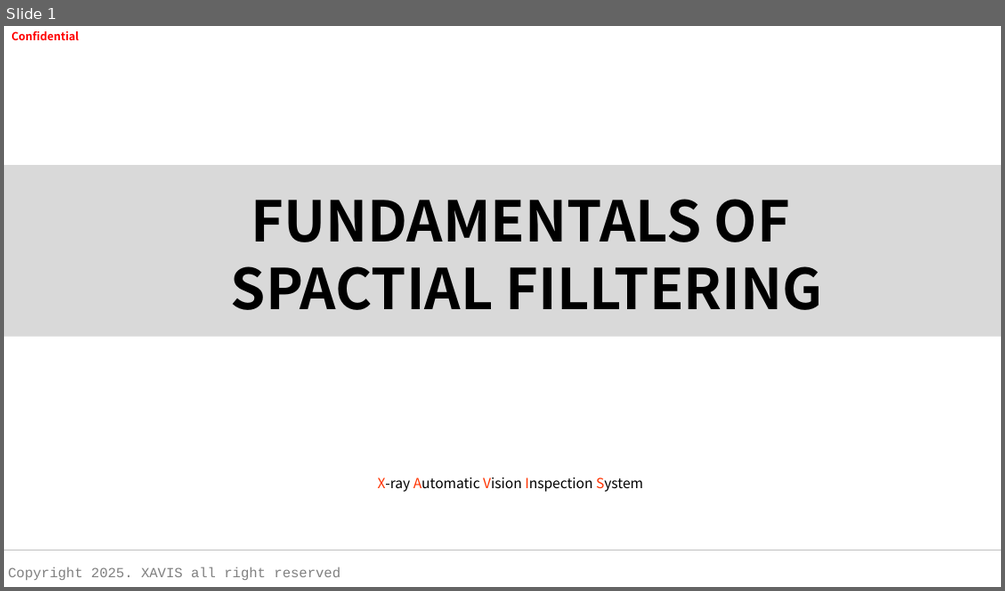
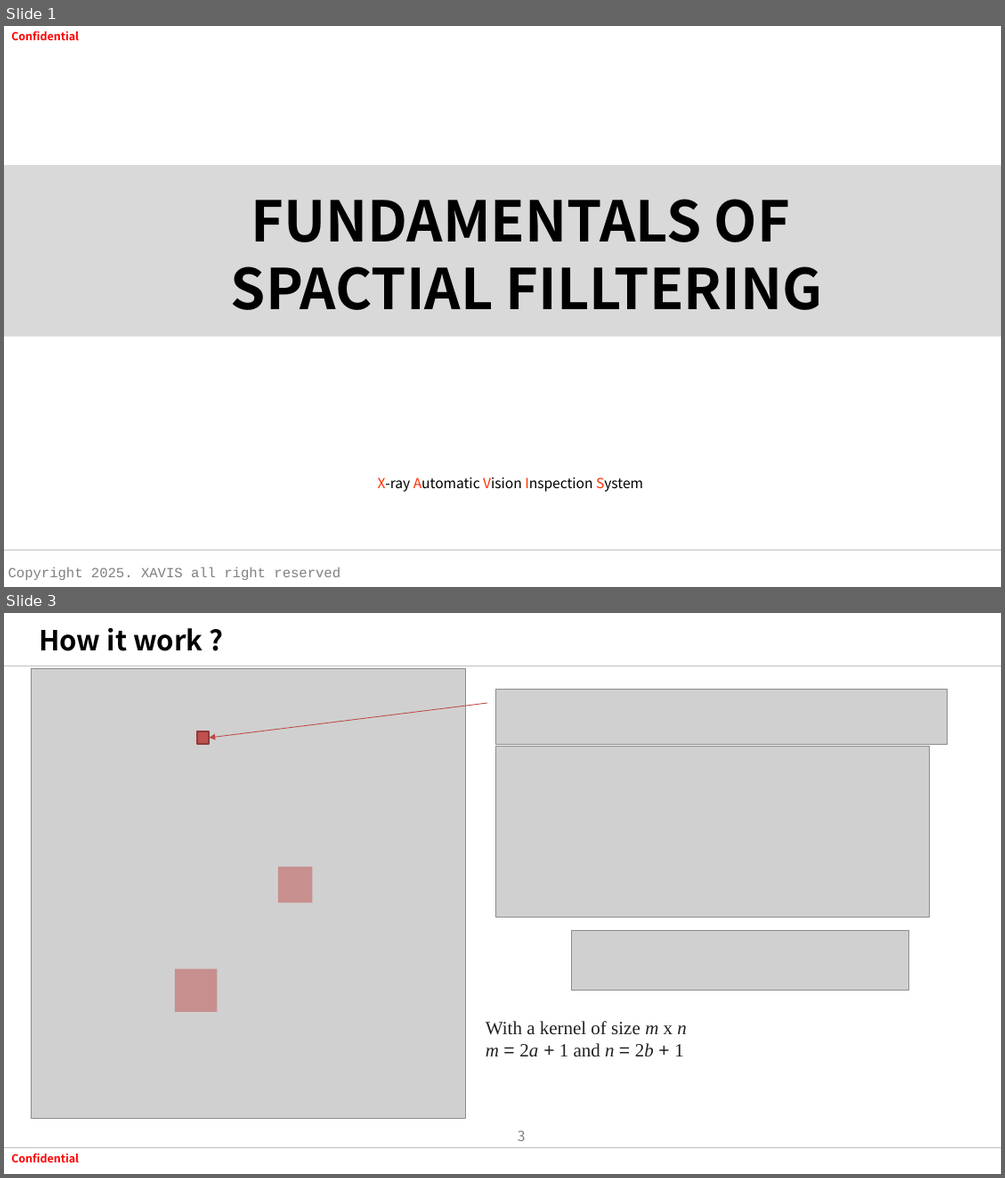
Before and after one commit to tuananh020400/FresherXavisTech, a slide deck: Document/SlideWeek2/Spatial Filltering .pptx. Shown one above the other, each under a label of ours: slide 1 before the commit, slides 1 and 3 after it; the slides between them are not shown. The pictures are 1005x591 and 1005x1178 pixels, drawn with LibreOffice and Linux fonts; fonts in the diff are those of the drawing; grey boxes stand for pictures; background and template pictures are left out. Boxes give left, top, right and bottom in pixels: in the first picture for what was removed or moved away, otherwise in the second. Text is boxed around its words. In the diff, an @@ line names an element or a change of style, - is before the commit and + after.

```diff
--- a/Document/SlideWeek2/Spatial Filltering .pptx
+++ b/Document/SlideWeek2/Spatial Filltering .pptx
@@ slide 3 added at (4, 613, 1001, 1174), background #FFFFFF @@
@@ title added at (39, 628, 202, 651), 26.6 pt, text #000000, bold @@
+How it work ?
@@ line added from (4, 666) to (1001, 666), #BFBFBF 1 pt @@
@@ picture added at (32, 668, 465, 1119) @@
@@ picture added at (495, 690, 947, 744) @@
@@ arrow added from (488, 703) to (209, 738), #BF4C48 0.75 pt @@
@@ rectangle added at (197, 731, 209, 744), fill #C0504D, outline #8E3B39 2 pt @@
@@ picture added at (496, 747, 929, 917) @@
@@ rectangle added at (278, 867, 313, 902), fill #C0504D at 50% opacity @@
@@ picture added at (572, 930, 909, 989) @@
@@ rectangle added at (175, 969, 217, 1012), fill #C0504D at 50% opacity @@
@@ text added at (485, 1021, 686, 1056), 18 pt, text #242021 @@
+With a kernel of size m x n
+m = 2a + 1 and n = 2b + 1
@@ page number added at (518, 1130, 526, 1141), 13.3 pt, text #808080 @@
+3
@@ line added from (4, 1148) to (1001, 1148), #BFBFBF 1 pt @@
@@ text added at (11, 1153, 79, 1162), 10.7 pt, text #FF0000, bold @@
+Confidential
```
Also in this commit, not shown: 1 slide changed, 7 other slides added, 6 slides removed, 1 other file.
